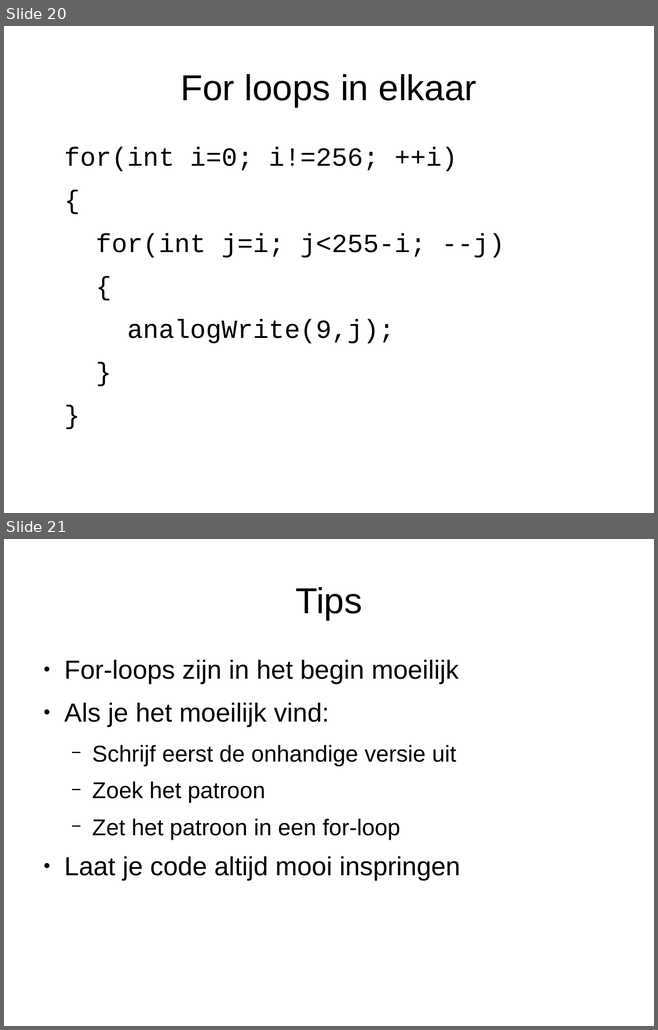
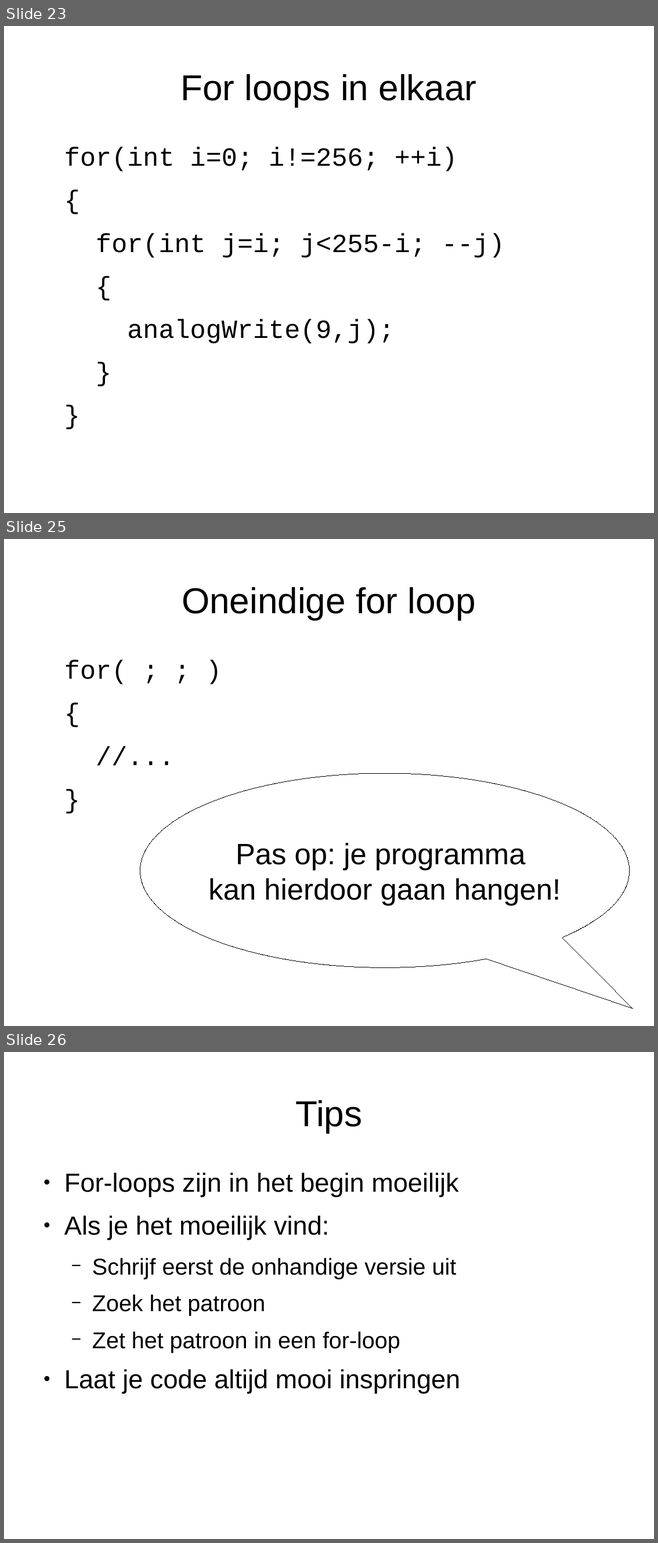
Before and after one commit to djog/arduino_cursus, a slide deck: Raw/For.odp. Shown one above the other, each under a label of ours: slides 20 and 21 before the commit, slides 23, 25 and 26 after it; the slides between them are not shown. The pictures are 658x1030 and 658x1543 pixels, drawn with LibreOffice and Linux fonts; fonts in the diff are those of the drawing. Boxes give left, top, right and bottom in pixels: in the first picture for what was removed or moved away, otherwise in the second. Text is boxed around its words. In the diff, an @@ line names an element or a change of style, - is before the commit and + after.

```diff
--- a/Raw/For.odp
+++ b/Raw/For.odp
@@ slide 25 added at <box>4,539,654,1026</box>, background #FFFFFF @@
@@ title added at <box>181,587,476,620</box>, 44 pt, text #000000 @@
+Oneindige for loop
@@ text added at <box>64,660,127,685</box>, 32 pt, text #000000 @@
+for( ; ; )
+{
+//...
+}
@@ speech bubble added at <box>140,774,629,968</box>, fill #FFFFFF, outline #000000 0 pt, 36 pt, text #000000 @@
+Pas op: je programma
+kan hierdoor gaan hangen!
@@ what was slide 20 is now slide 23 @@
@@ what was slide 21 is now slide 26 @@
```
Also in this commit, not shown: 6 slides changed, 4 other slides added, 9 other files.
